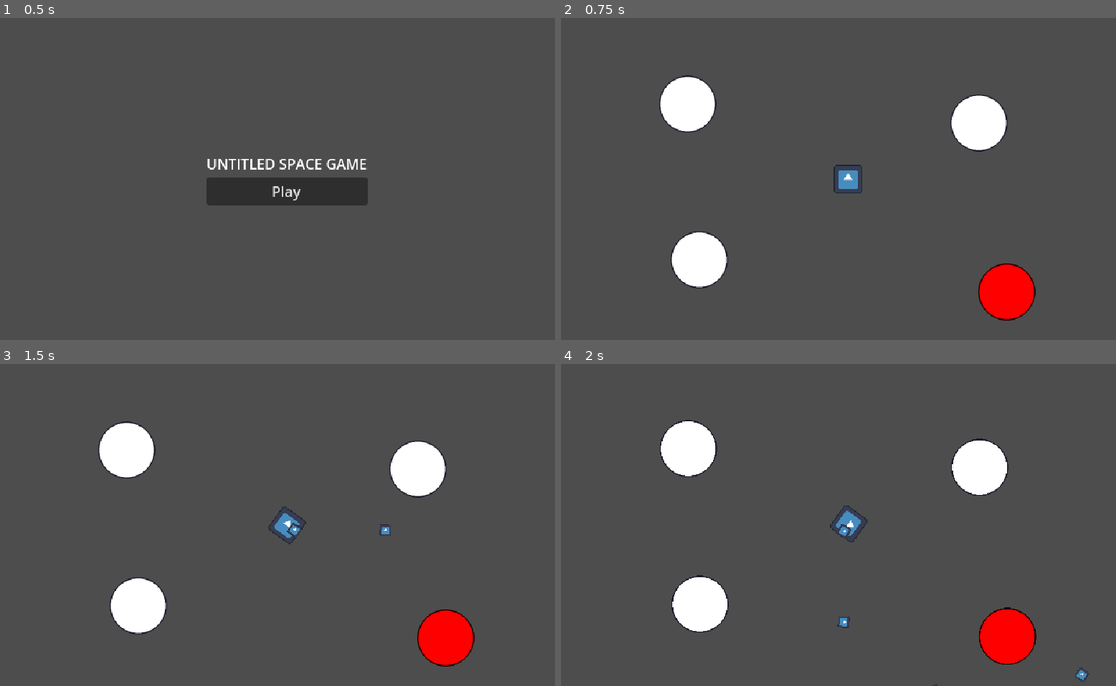
Above: before the commit, frames 1-4 (two rows, left to right).
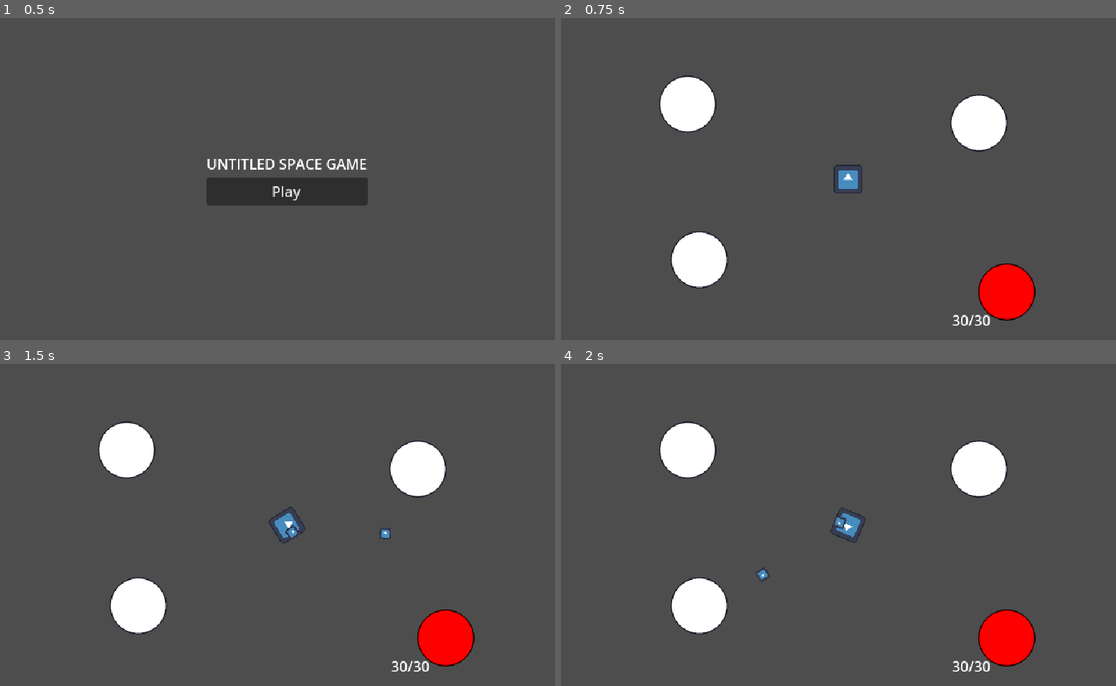
Above: after the commit, the same moments.

Repository: Yoshiip/boss-rush-jam-2024
Game: Godot game, scene res://levels/menu/menu.tscn
Two runs of this game, one before a commit and one after it. Both use one fixed random seed, a clock stepped at 60 frames per second and the inputs below. The engine's default icon, where the game draws it, is replaced by a stand-in: a white triangle on a blue panel in a dark square.
Inputs:
- Up to frame 1 (0.5 s): no input
- Up to frame 2 (0.75 s): click "Play" at 0.5 s
- Up to frame 3 (1.5 s): tap Enter at 1.25 s; hold D (steer_right) from 1.28 s (still down); hold Space (fire) from 1.28 s (still down)
- Up to frame 4 (2 s): keep holding D (steer_right); keep holding Space (fire)

Frame 1 is identical in both runs. In frame 2, 0.1% of the frame differs, in the area x 70-78%, y 92-96%; in frame 3, 0.4%; in frame 4, 1.3%, in the area x 17-96%, y 17-100%.

Commit message:
enhanced ship movement

Diff:
--- a/assets/spaceship/spaceship.gd
+++ b/assets/spaceship/spaceship.gd
@@ -2,21 +2,28 @@
 
 
 const BULLET = preload("res://assets/bullets/bullet/bullet.tscn")
-const ROTATE_SPEED = 180.0
-const ACCELERATION_SPEED = 10.0
+
+const ROTATE_SPEED = 290.0
+const ACCELERATION_SPEED = 100.0
+const FRICTION_COEFF = 0.75
+
+var acceleration_force := Vector2.ZERO
+var friction_force := Vector2.ZERO
+var net_force := Vector2.ZERO
+
+
 const FIRE_SPEED = 0.15
+@onready var fire_timer := FIRE_SPEED
 
-@onready var fire_timer := FIRE_SPEED
-func _physics_process(delta: float) -> void:
-
-	var planets = get_tree().get_nodes_in_group("Planet")
-
+func _handle_input(delta: float) -> void:
 	if Input.is_action_pressed("steer_left"):
 		rotation_degrees -= ROTATE_SPEED * delta
 	if Input.is_action_pressed("steer_right"):
 		rotation_degrees += ROTATE_SPEED * delta
 	if Input.is_action_pressed("accelerate"):
-		velocity += Vector2.RIGHT.rotated(rotation) * ACCELERATION_SPEED
+		acceleration_force = Vector2.RIGHT.rotated(rotation) * ACCELERATION_SPEED # forward
+
+func _handle_weapon(delta: float) -> void:
 	fire_timer -= delta
 	if Input.is_action_pressed("fire") && fire_timer <= 0.0:
 		var bullet = BULLET.instantiate()
@@ -24,5 +31,18 @@
 		bullet.rotation = rotation
 		add_sibling(bullet)
 		fire_timer = FIRE_SPEED
-	velocity *= 0.92
+
+
+func _apply_force(delta: float) -> void:
+	friction_force = -velocity.normalized() * velocity.length() * FRICTION_COEFF
+	net_force = acceleration_force + friction_force
+	velocity += net_force * delta
+
+func _physics_process(delta: float) -> void:
+	acceleration_force = Vector2.ZERO
+
+	_handle_input(delta)
+	_handle_weapon(delta)
+	_apply_force(delta)
+
 	move_and_slide()
--- a/levels/fight/fight.tscn
+++ b/levels/fight/fight.tscn
@@ -1,11 +1,24 @@
-[gd_scene load_steps=2 format=3 uid="uid://dturmkkjs4uyx"]
+[gd_scene load_steps=4 format=3 uid="uid://dturmkkjs4uyx"]
 
 [ext_resource type="PackedScene" uid="uid://cw0njmjruvdmf" path="res://assets/spaceship/spaceship.tscn" id="1_4fykx"]
+[ext_resource type="Texture2D" uid="uid://cuvd6q5kv8ipl" path="res://assets/planets/planet.png" id="2_uuk0r"]
+
+[sub_resource type="CircleShape2D" id="CircleShape2D_ylx4l"]
 
 [node name="Fight" type="Node2D"]
 
 [node name="Spaceship" parent="." instance=ExtResource("1_4fykx")]
-position = Vector2(0, 195)
+position = Vector2(0, 125)
 
 [node name="Camera2D" type="Camera2D" parent="."]
 metadata/_edit_lock_ = true
+
+[node name="Core" type="Area2D" parent="."]
+
+[node name="Planet" type="Sprite2D" parent="Core"]
+modulate = Color(1, 0, 0, 1)
+scale = Vector2(0.15625, 0.15625)
+texture = ExtResource("2_uuk0r")
+
+[node name="CollisionShape2D" type="CollisionShape2D" parent="Core"]
+shape = SubResource("CircleShape2D_ylx4l")
--- a/levels/orbit/corrupted_planet/corrupted_planet.gd
+++ b/levels/orbit/corrupted_planet/corrupted_planet.gd
@@ -8,15 +8,17 @@
 
 
 func _ready() -> void:
-	$Overlay.visible = false
 	$Overlay/Label.text = str(health, "/", max_health)
 
 func _on_area_entered(area: Area2D) -> void:
 	if area.is_in_group("Bullet"):
 		health -= 1
 		camera.add_trauma(5)
-		if health <= 0:
-			$Overlay.visible = true
+
 		$Overlay/Label.text = str(health, "/", max_health)
-	if area.is_in_group("Spaceship"):
+
+
+
+func _on_body_entered(body: Node2D) -> void:
+	if health <= 0 && body.is_in_group("Spaceship"):
 		get_tree().change_scene_to_file("res://levels/fight/fight.tscn")
--- a/levels/orbit/corrupted_planet/corrupted_planet.tscn
+++ b/levels/orbit/corrupted_planet/corrupted_planet.tscn
@@ -14,9 +14,10 @@
 
 [node name="Label" type="Label" parent="Overlay" index="0"]
 offset_left = -61.0
-offset_top = 76.0
+offset_top = 20.0
 offset_right = 64.0
-offset_bottom = 99.0
+offset_bottom = 43.0
 text = "Enter the planet"
 
 [connection signal="area_entered" from="." to="." method="_on_area_entered"]
+[connection signal="body_entered" from="." to="." method="_on_body_entered"]
